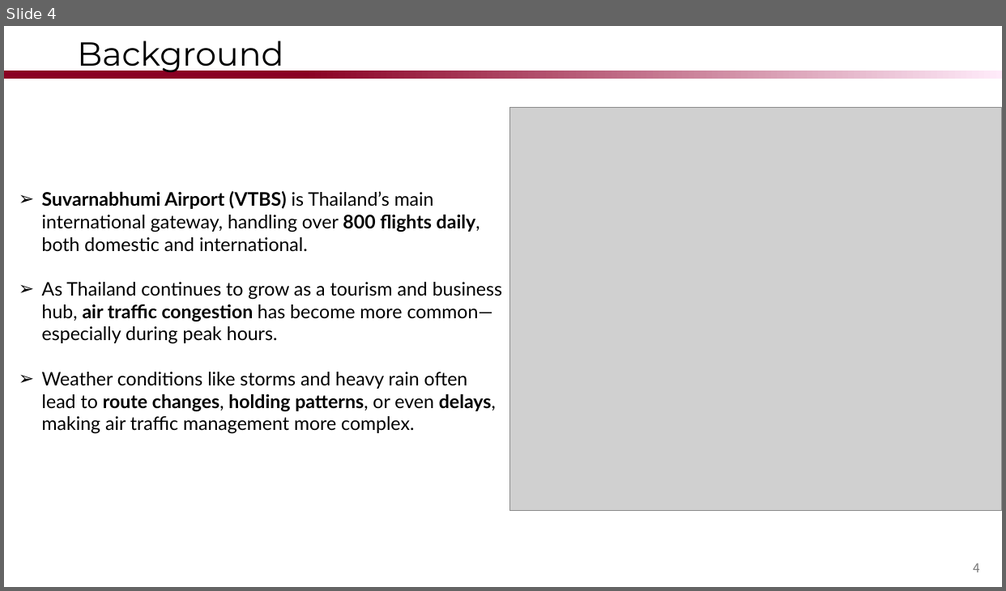
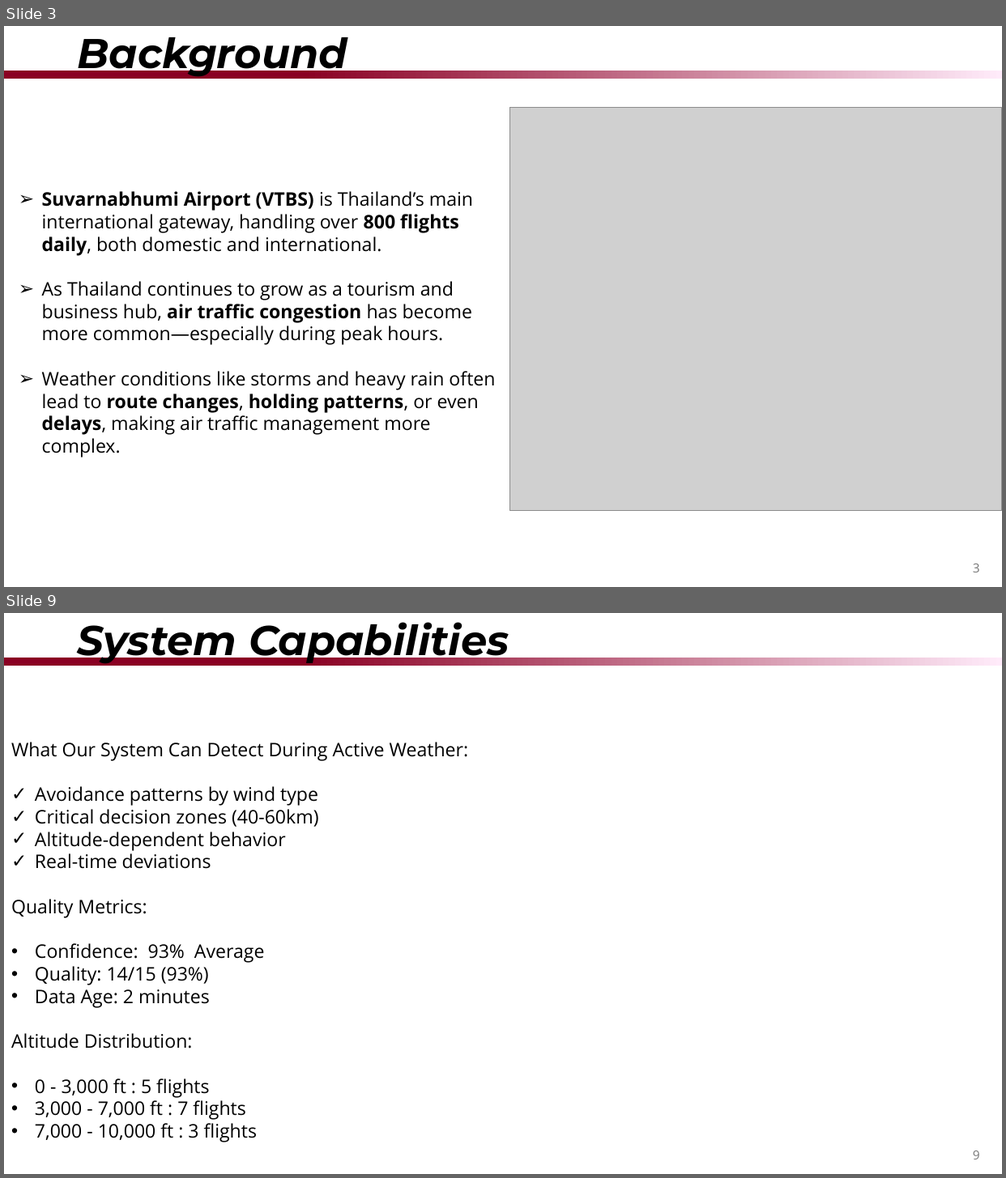
Before and after one commit to krithymn/ATMCODE, a slide deck: ProgressSlide/FinalPresentation.pptx. Shown one above the other, each under a label of ours: slide 4 before the commit, slides 3 and 9 after it; the slides between them are not shown. The pictures are 1006x591 and 1006x1178 pixels, drawn with LibreOffice and Linux fonts; fonts in the diff are those of the drawing; grey boxes stand for pictures; background and template pictures are left out. Boxes give left, top, right and bottom in pixels: in the first picture for what was removed or moved away, otherwise in the second. Text is boxed around its words. In the diff, an @@ line names an element or a change of style, - is before the commit and + after.

```diff
--- a/ProgressSlide/FinalPresentation.pptx
+++ b/ProgressSlide/FinalPresentation.pptx
@@ slide 9 added at box(4, 613, 1002, 1174), background #FFFFFF; not listed: 1 template element that a slide beside it also shows @@
@@ title added at box(77, 622, 509, 666), 40 pt, text #000000, bold, italic @@
+System Capabilities
@@ text added at box(11, 742, 469, 1143), 18 pt, text #000000 @@
+What Our System Can Detect During Active Weather:
+✓ Avoidance patterns by wind type
+✓ Critical decision zones (40-60km)
+✓ Altitude-dependent behavior
+✓ Real-time deviations
+Quality Metrics:
+• Confidence: 93% Average
+• Quality: 14/15 (93%)
+• Data Age: 2 minutes
+Altitude Distribution:
+• 0 - 3,000 ft : 5 flights
+• 3,000 - 7,000 ft : 7 flights
+• 7,000 - 10,000 ft : 3 flights
@@ page number added at box(973, 1151, 980, 1160), 12 pt, text #797979 @@
+9
@@ what was slide 4 is now slide 3 @@
@@ slide 3 changed as well @@
@@ title "Background" at box(77, 37, 347, 79): size 32 to 40 pt, bold on, italic on @@
@@ text "Suvarnabhumi Airport (VTBS) is Thailand’s ..." at box(42, 191, 495, 458): font Lato to Open Sans @@
@@ page number at box(973, 564, 980, 573): text changed; font Noto Sans CJK JP to Open Sans @@
-4
+3
```
Also in this commit, not shown: 1 other slide changed, 9 other slides added, 4 slides removed, 25 other files.
